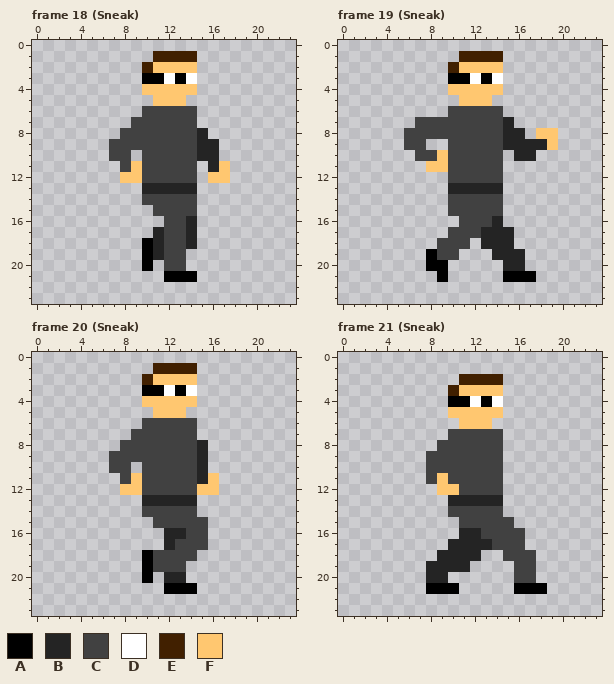
Pixel-art file: Assets/Aseprite/Jacques.ase. That is the earlier state.
24x24 pixels, 21 frames. Shown: frame 18 (Sneak), frame 19 (Sneak), frame 20 (Sneak), frame 21 (Sneak). The commit also changed other frames, which this record leaves out.
Palette (. is transparent): A #000000  B #242424  C #414141  D #ffffff  E #412000  F #ffc770
Pixels before, frame 18 (Sneak), first column x 7:
 1 ....EEEE...
 2 ...EFFFF...
 3 ...AADAD...
 4 ...FFFFF...
 5 ....FFF....
 6 ...CCCCC...
 7 ..CCCCCC...
 8 .CCCCCCCB..
 9 CCCCCCCCBB.
10 CC.CCCCCBB.
11 .CFCCCCC.BF
12 .FFCCCCC.FF
13 ...BBBBB...
14 ...CCCCC...
15 ....CCCC...
16 .....CCB...
17 ....BCCB...
18 ...ABCCB...
19 ...ABCC....
20 ...A.CC....
21 .....AAA...
Pixels before, frame 19 (Sneak), first column x 6:
 1 .....EEEE.....
 2 ....EFFFF.....
 3 ....AADAD.....
 4 ....FFFFF.....
 5 .....FFF......
 6 ....CCCCC.....
 7 .CCCCCCCCB....
 8 CCCCCCCCCBB.FF
 9 CC..CCCCCBBBBF
10 .CCFCCCCC.BB..
11 ..FFCCCCC.....
12 ....CCCCC.....
13 ....BBBBB.....
14 ....CCCCC.....
15 ....CCCCC.....
16 .....CCCB.....
17 ....CCCBBB....
18 ...CCC.BBB....
19 ..ACC...BBB...
20 ..AA.....BB...
21 ...A.....AAA..
Pixels before, frame 20 (Sneak), first column x 7:
 1 ....EEEE..
 2 ...EFFFF..
 3 ...AADAD..
 4 ...FFFFF..
 5 ....FFF...
 6 ...CCCCC..
 7 ..CCCCCC..
 8 .CCCCCCCB.
 9 CCCCCCCCB.
10 CC.CCCCCB.
11 .CFCCCCCBF
12 .FFCCCCCFF
13 ...BBBBB..
14 ...CCCCC..
15 ....CCCCC.
16 .....BBCC.
17 .....BCCC.
18 ...ACCCC..
19 ...ACCC...
20 ...A.BB...
21 .....AAA..
Pixels before, frame 21 (Sneak), first column x 8:
 2 ...EEEE....
 3 ..EFFFF....
 4 ..AADAD....
 5 ..FFFFF....
 6 ...FFF.....
 7 ..CCCCC....
 8 .CCCCCC....
 9 CCCCCCC....
10 CCCCCCC....
11 CFCCCCC....
12 .FFCCCC....
13 ..BBBBB....
14 ..CCCCC....
15 ...CCCCC...
16 ...BBCCCC..
17 ..BBBBCCC..
18 .BBBB..CCC.
19 BBBB....CC.
20 BB......CC.
21 AAA.....AAA
And afterwards:
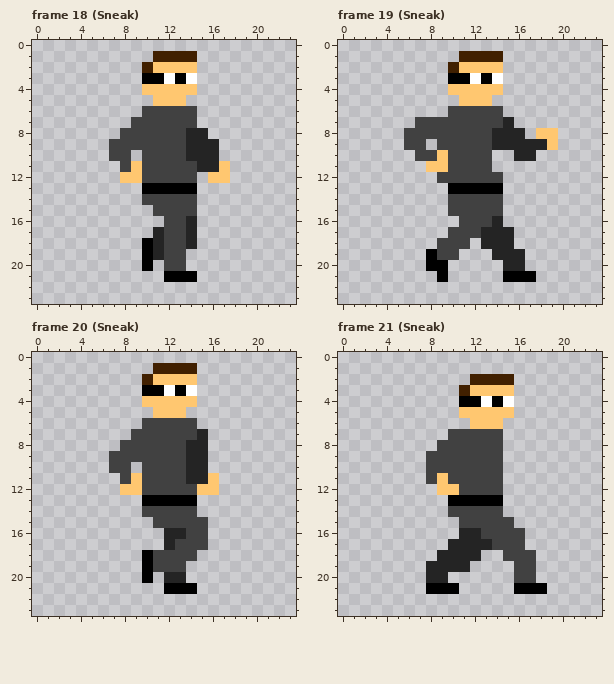
From old to new:
Changed rows in their new state; - is an unchanged pixel.
Frame 18 (Sneak):
first column x 10:
 8 ----B-
 9 ----B-
10 ----B-
11 -----B
13 AAAAA-
Frame 19 (Sneak):
first column x 9:
 8 -----B
 9 C----B
10 -----.
11 -----.
12 C-----
13 -AAAAA
Frame 20 (Sneak):
first column x 10:
 7 -----B
 8 ----B-
 9 ----B-
10 ----B-
11 ----B-
13 AAAAA-
Frame 21 (Sneak):
first column x 10:
 2 -.---E
 3 .E---F
 4 .-ADAD
 5 .----F
 6 -.--F-
first column x 10:
13 AAAAA
Where, in picture pixels (left, top, right, bottom), the same in both pictures:
changed: (142, 128, 208, 194)
changed: (437, 128, 503, 194)
changed: (142, 429, 208, 506)
changed: (448, 374, 514, 429)
changed: (448, 495, 503, 506)
